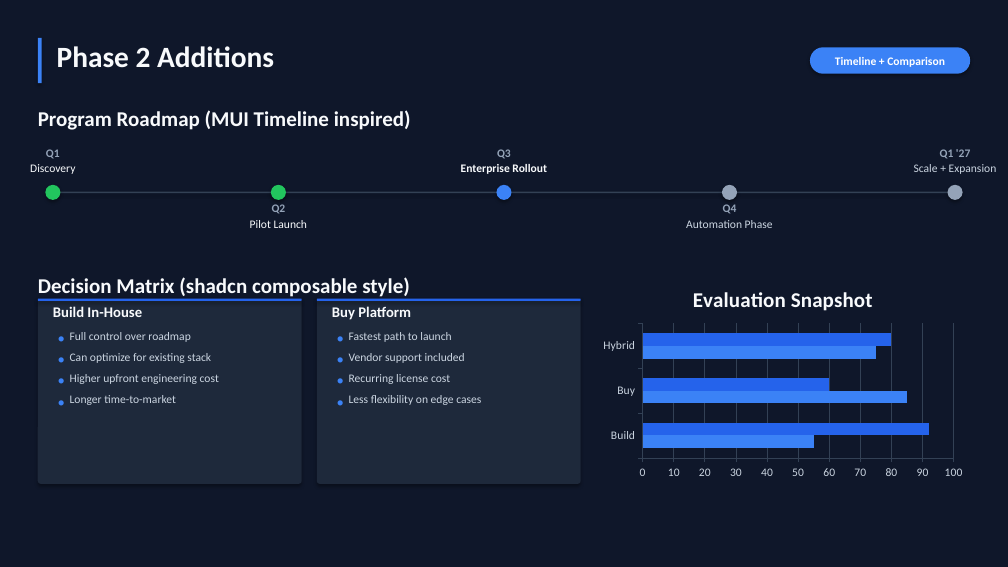
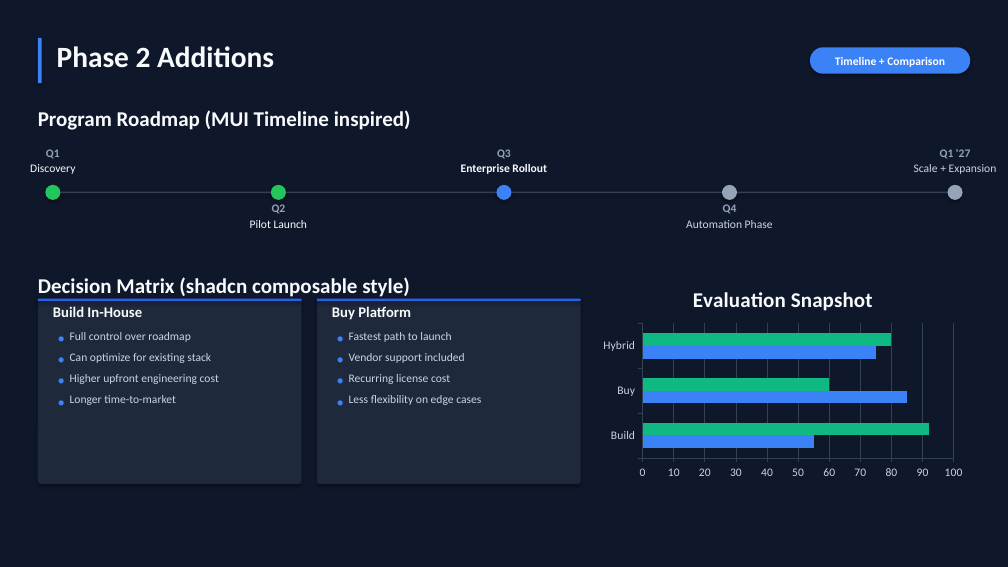
Before and after one commit to lhuasheng/PowerpointComponents, a slide deck: slide 12 of examples/demo_dark.pptx. Drawn at 1008x567 pixels with LibreOffice and Linux fonts; fonts in the diff are those of the drawing. Boxes give left, top, right and bottom in pixels: in the first picture for what was removed or moved away, otherwise in the second. Text is boxed around its words. In the diff, an @@ line names an element or a change of style, - is before the commit and + after.

```diff
--- a/examples/demo_dark.pptx
+++ b/examples/demo_dark.pptx
@@ bar chart at [596, 272, 970, 484] @@
@@ colour of Series 2 #2563EB to #10B981 @@
```
Also in this commit, not shown: 3 other slides changed, 59 other files.
